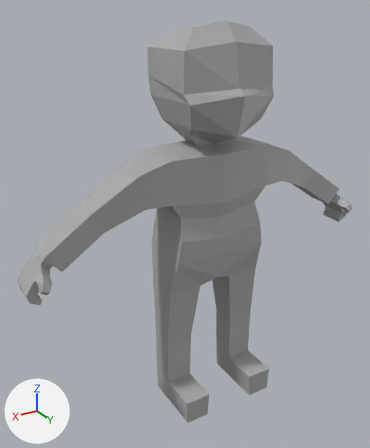
The Blender file blends/000-blank_view.blend, before and after one commit.
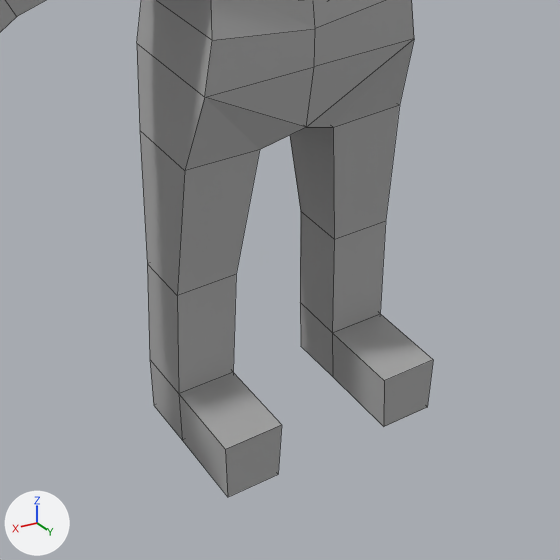
There are two pictures of each version: one whole from a camera (50 mm lens) standing at (1.218, 1.835, 1.837) and looking at (0.102, -0.024, 0.907), one close up on the part from 26% to 86% of the width and 51% to 100% of the height. Arrows for +X, +Y and +Z are at lower left; the lights stay in place. The close-ups show mesh edges as thin lines.

The scene before the commit, as lines of its bpy script (objects in view):
```python
me_cube_001 = bpy.data.meshes.new('Cube.001')
me_cube_001.from_pydata(...)  # 128 vertices, 114 faces; spans x -0.87..0.0, y -0.16..0.25, z 0.0..1.78
me_cube_001.materials.append(mat_material_001)
ob_cube = bpy.data.objects.new('Cube', me_cube_001)
ob_cube.location = (0.0, 0.0, 0.0)
_m = ob_cube.modifiers.new('Mirror', 'MIRROR')
_m.use_clip = True
```
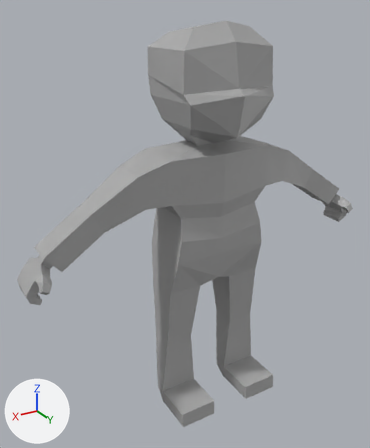
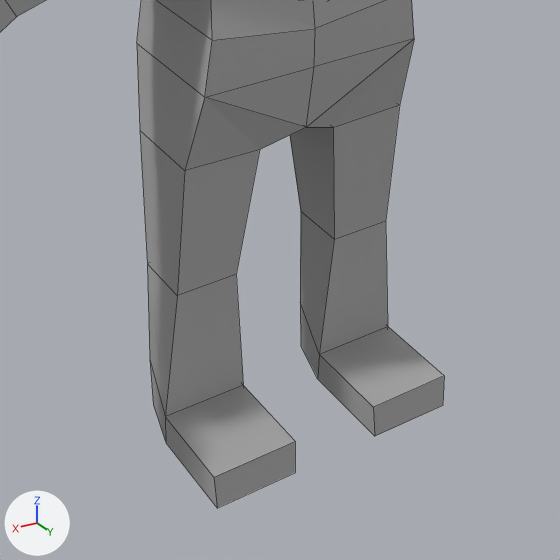
Location of each change, [x1, y1, x2, y2] in pixels of the close-ups (560 x 560 px; the box of a moved part takes in the faces that stretch with it):
'Cube', reshaped
    before: [0, 0, 433, 497]
    after: [0, 0, 444, 508]
part 1 of me_cube_001, moved or reshaped
    before: [147, 212, 433, 497]
    after: [147, 212, 444, 508]

The change, as a list of edits to the scene's bpy script:
```text
Change me_cube_001:
    where me_cube_001.from_pydata(...)  # 128 vertices, 114 faces; spans x -0.87..0.0, y -0.16..0.25, z 0.0..1.78
    used by ob_cube; location = (0.0, 0.0, 0.0)
    me_cube_001 part 1
    me_cube_001.vertices[20].co: (-0.12, 0.06, 0.12) -> (-0.09, 0.05, 0.07)  # pixel (332, 332) -> pixel (319, 354)
    me_cube_001.vertices[23].co: (-0.25, 0.06, 0.12) -> (-0.27, 0.05, 0.07)  # pixel (380, 313) -> pixel (387, 326)
    me_cube_001.vertices[24].co: (-0.13, 0.06, 0.0) -> (-0.1, 0.05, 0.0)  # pixel (332, 376) -> pixel (317, 379)
    me_cube_001.vertices[27].co: (-0.24, 0.06, 0.0) -> (-0.27, 0.05, 0.0)
    me_cube_001.vertices[28].co: (-0.25, 0.23, 0.12) -> (-0.27, 0.24, 0.07)  # pixel (433, 359) -> pixel (444, 375)
    me_cube_001.vertices[29].co: (-0.12, 0.23, 0.12) -> (-0.09, 0.24, 0.07)  # pixel (384, 380) -> pixel (373, 407)
    me_cube_001.vertices[30].co: (-0.24, 0.23, 0.0) -> (-0.27, 0.24, 0.0)  # pixel (427, 407) -> pixel (442, 405)
    me_cube_001.vertices[31].co: (-0.13, 0.23, 0.0) -> (-0.1, 0.24, 0.0)  # pixel (383, 426) -> pixel (374, 436)
```
